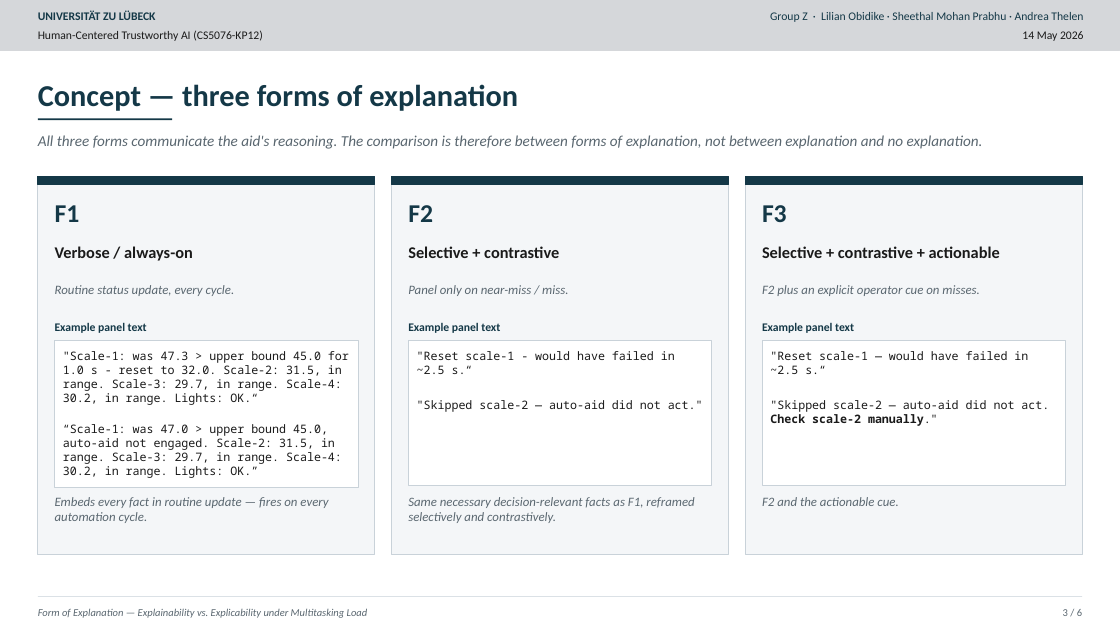
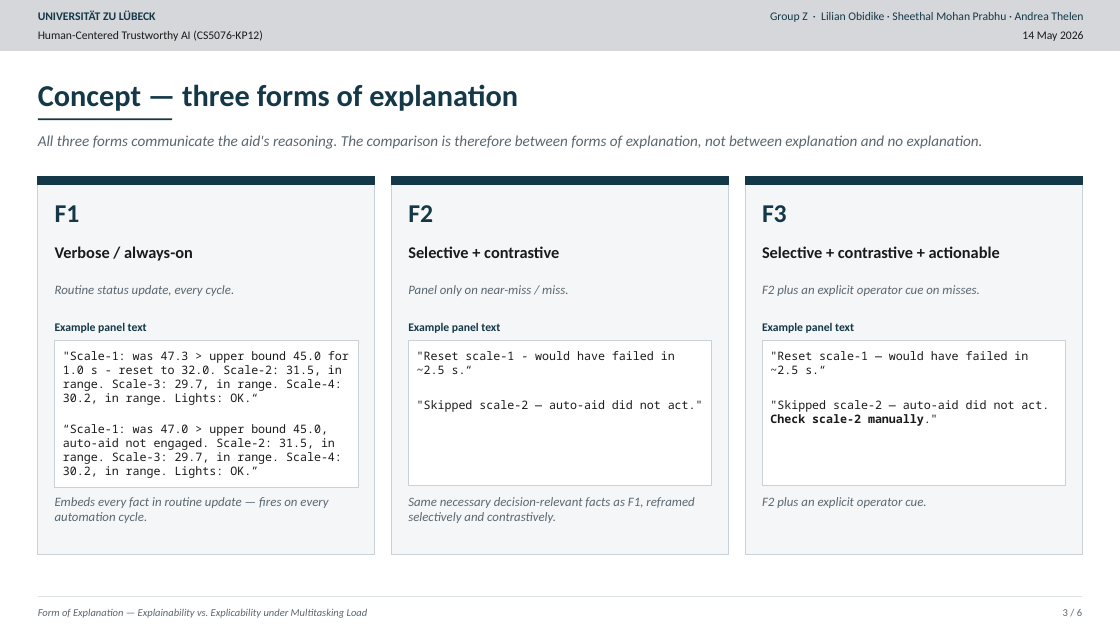
Before and after one commit to AndreaThelen/HumanCenteredAI, a slide deck: slide 3 of Documents/Study.pptx. Drawn at 1120x630 pixels with LibreOffice and Linux fonts; fonts in the diff are those of the drawing. Boxes give left, top, right and bottom in pixels: in the first picture for what was removed or moved away, otherwise in the second. Text is boxed around its words. In the diff, an @@ line names an element or a change of style, - is before the commit and + after.

```diff
--- a/Documents/Study.pptx
+++ b/Documents/Study.pptx
@@ text at [762,497,926,508]: text changed @@
-F2 and the actionable cue.
+F2 plus an explicit operator cue.
```
Also in this commit, not shown: 4 other slides changed.
